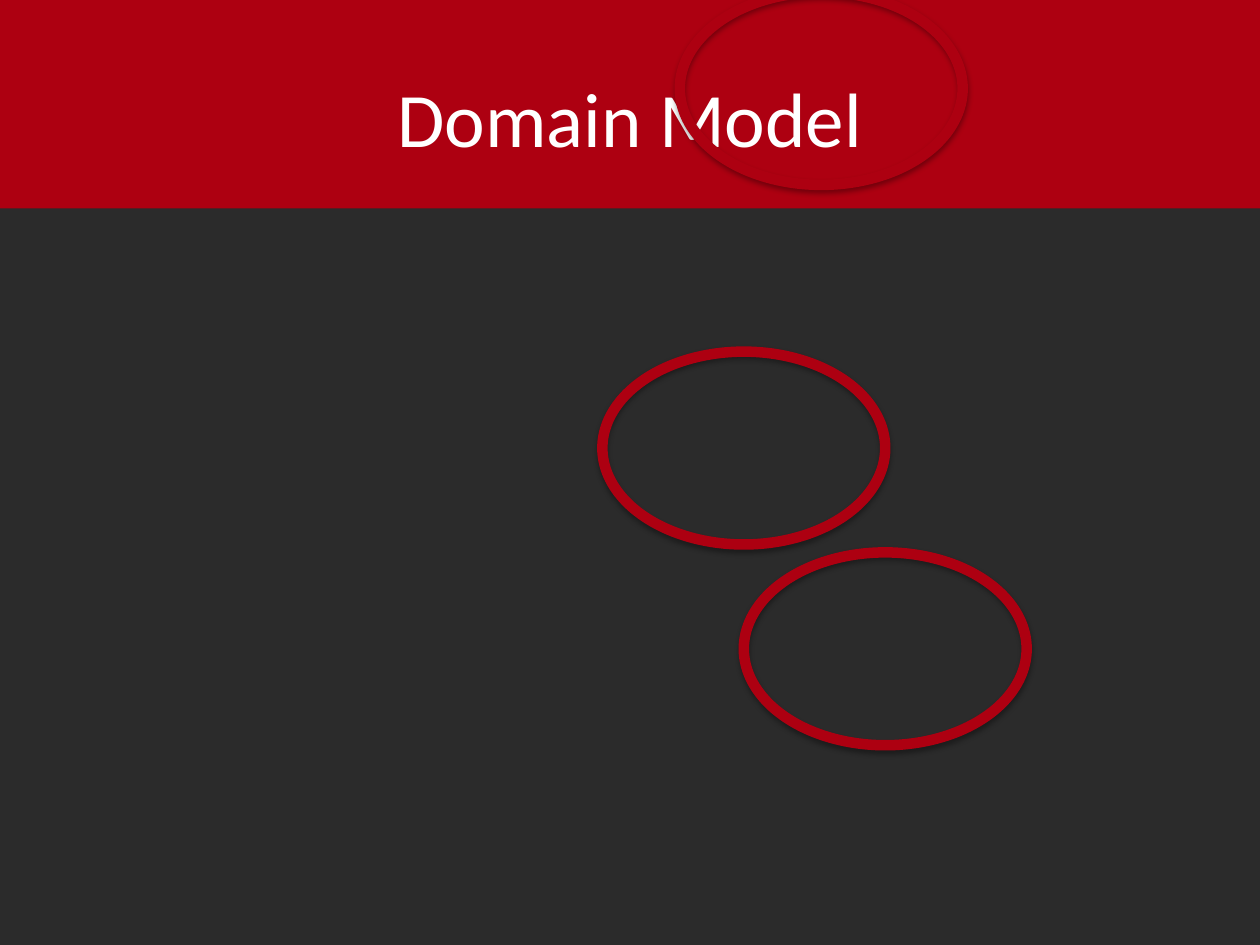
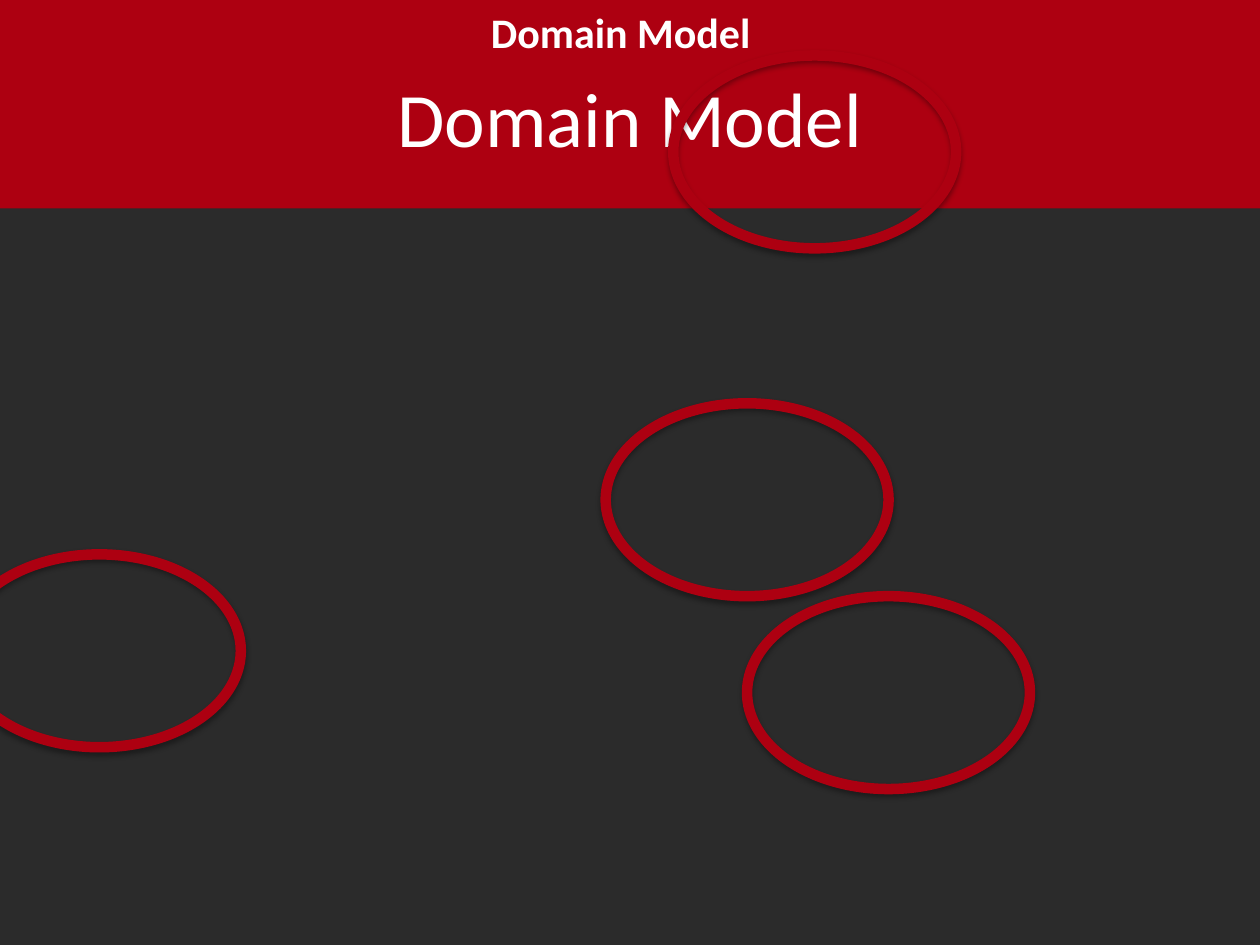
Before and after one commit to shylux/ch.bfh.bti7081.s2015.rot, a slide deck: slide 4 of doc/task07/design.pptx. Drawn at 1260x945 pixels with LibreOffice and Linux fonts; fonts in the diff are those of the drawing; background and template pictures are left out; a plain dark background stands for a picture behind light text. Boxes give left, top, right and bottom in pixels: in the first picture for what was removed or moved away, otherwise in the second. Text is boxed around its words. In the diff, an @@ line names an element or a change of style, - is before the commit and + after.

```diff
--- a/doc/task07/design.pptx
+++ b/doc/task07/design.pptx
@@ text added at (491, 18, 750, 49), 24 pt, text #FFFFFF, bold @@
+Domain Model
@@ ellipse: place and size @@
-ellipse at (602, 352, 885, 544)
+ellipse at (673, 55, 955, 248)
@@ ellipse: place and size @@
-ellipse at (743, 552, 1026, 745)
+ellipse at (606, 403, 888, 596)
@@ ellipse: place and size @@
-ellipse at (680, 0, 963, 185)
+ellipse at (0, 554, 241, 747)
@@ ellipse added at (747, 596, 1029, 789), outline #AD0011 6 pt @@
```
Also in this commit, not shown: 1 slide added, 1 slide removed, 2 other files.
